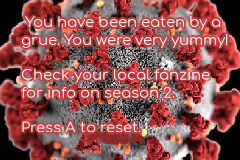
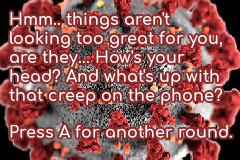
The second w=240, h=160 image is a revision of the first. Changes to its layers:
renamed "text #2" to "message", painted on it over 9, 12, 232, 138
removed layer "text #3" over 19, 14, 230, 135
showed "text", moved it above "msg outline", painted on it over 7, 10, 234, 140
renamed "text #1" to "msg outline", hid it, painted on it over 7, 10, 224, 144
